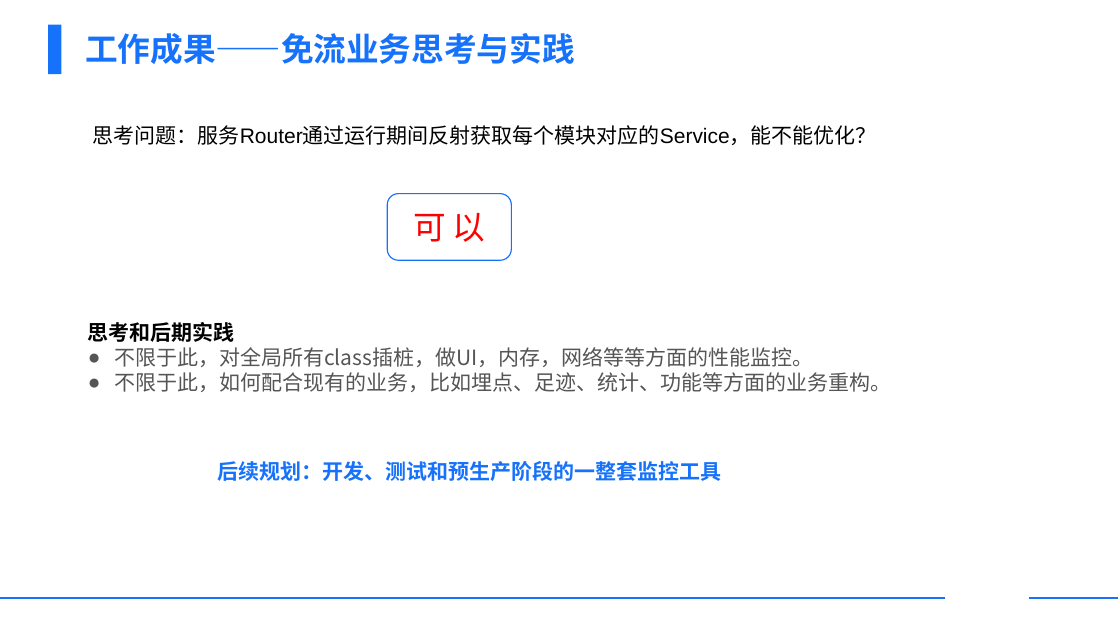
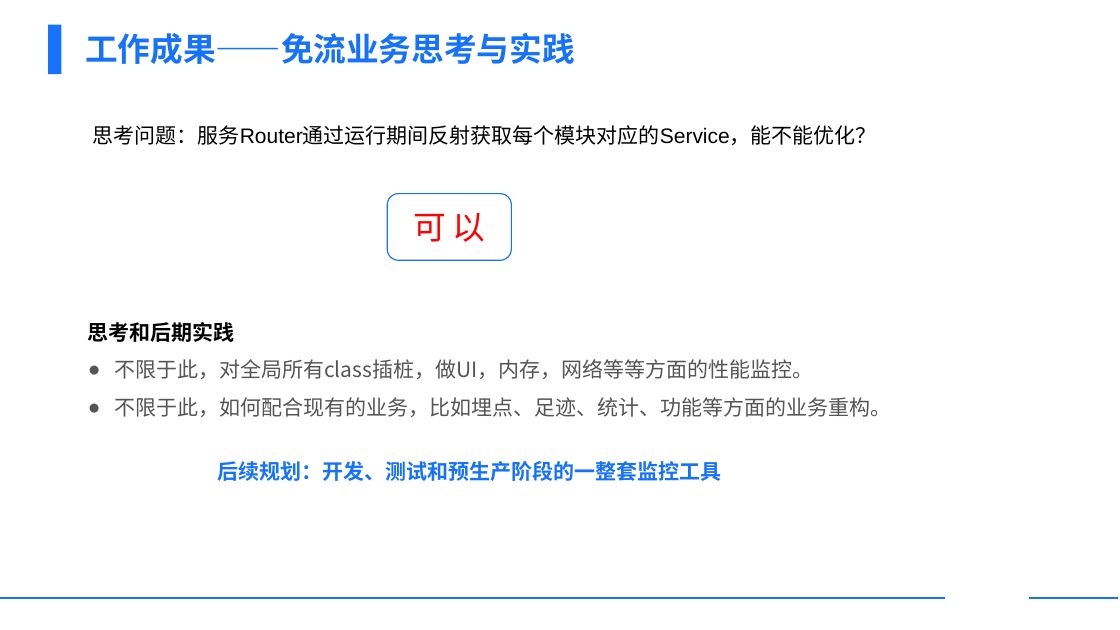
Before and after one commit to houziershi/document, a slide deck: slide 11 of ppt/侯国坤-面试陈述_20210629_19.35.pptx. Drawn at 1120x630 pixels with LibreOffice and Linux fonts; fonts in the diff are those of the drawing; background and template pictures are left out. Boxes give left, top, right and bottom in pixels: in the first picture for what was removed or moved away, otherwise in the second. Text is boxed around its words. In the diff, an @@ line names an element or a change of style, - is before the commit and + after.

```diff
--- a/ppt/侯国坤-面试陈述_20210629_19.35.pptx
+++ b/ppt/侯国坤-面试陈述_20210629_19.35.pptx
@@ text at box(114, 359, 891, 417): line spacing 1 to 1.5 @@
```
Also in this commit, not shown: 4 other slides changed, 1 slide added, 1 other file.
